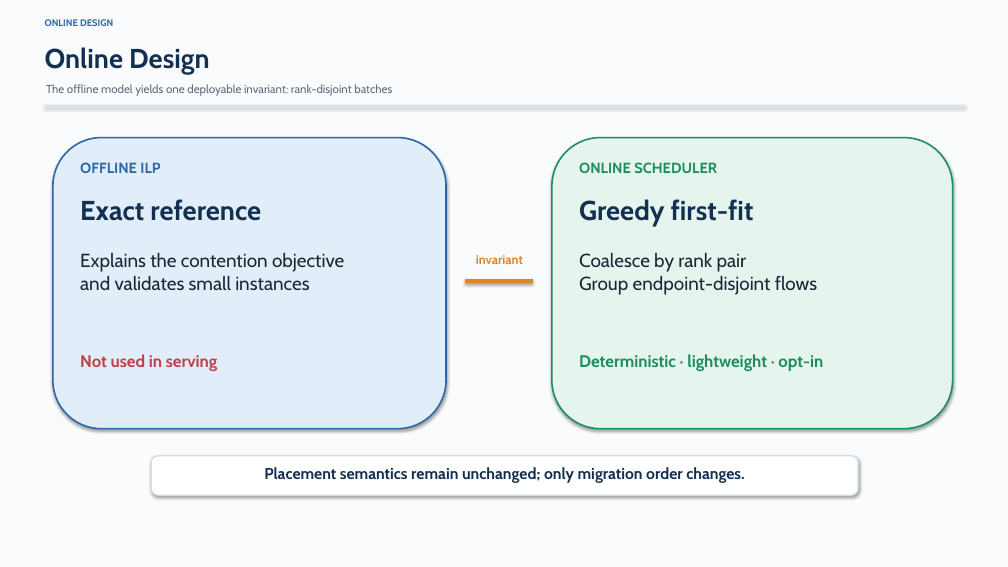
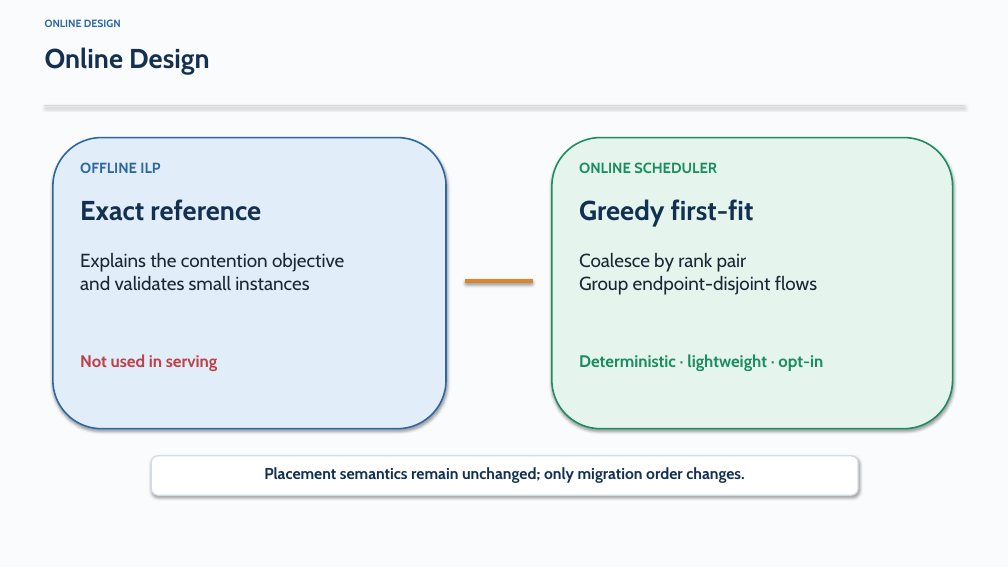
Before and after one commit to DOCCA0/vllm, a slide deck: slide 8 of benchmarks/eplb_rebalance/presentation/eplb_migration_batching.pptx (slide 10 before the commit). Drawn at 1008x567 pixels with LibreOffice and Linux fonts; fonts in the diff are those of the drawing. Boxes give left, top, right and bottom in pixels: in the first picture for what was removed or moved away, otherwise in the second. Text is boxed around its words. In the diff, an @@ line names an element or a change of style, - is before the commit and + after.

```diff
--- a/benchmarks/eplb_rebalance/presentation/eplb_migration_batching.pptx
+++ b/benchmarks/eplb_rebalance/presentation/eplb_migration_batching.pptx
@@ text "ONLINE DESIGN" at box(45, 19, 121, 27): size 9 to 10 pt @@
@@ text removed at box(46, 84, 392, 96) @@
-The offline model yields one deployable invariant: rank-disjoint batches
@@ text removed at box(476, 255, 523, 264) @@
-invariant
```
Also in this commit, not shown: 13 other slides changed, 1 slide added, 5 slides removed, 2 other files.
